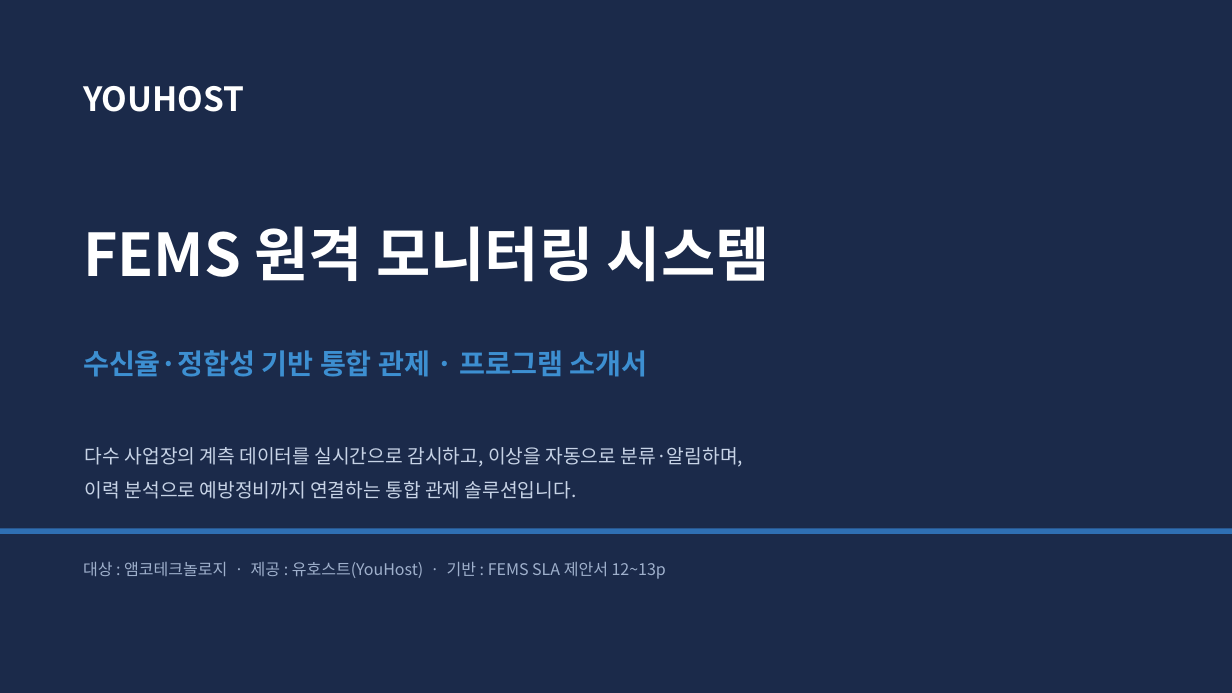
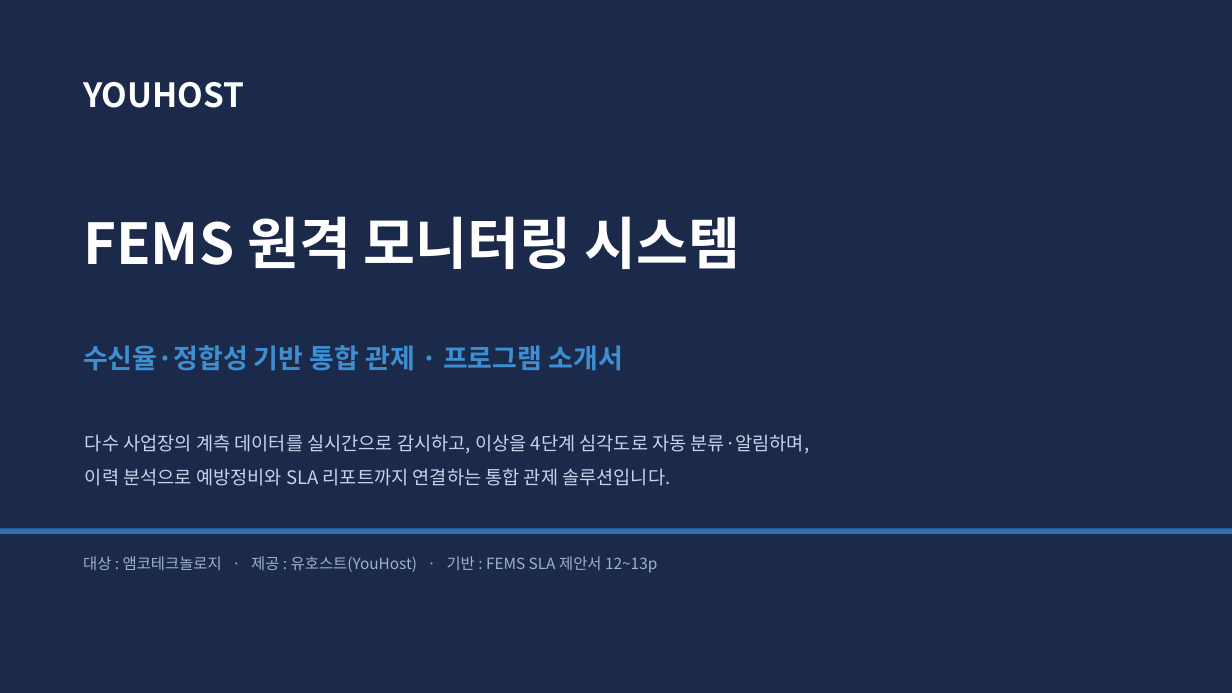
Before and after one commit to changbeomlee0816-png/FEMS, a slide deck: slide 1 of docs/FEMS_소개서.pptx. Drawn at 1232x693 pixels with LibreOffice and Linux fonts; fonts in the diff are those of the drawing. Boxes give left, top, right and bottom in pixels: in the first picture for what was removed or moved away, otherwise in the second. Text is boxed around its words. In the diff, an @@ line names an element or a change of style, - is before the commit and + after.

```diff
--- a/docs/FEMS_소개서.pptx
+++ b/docs/FEMS_소개서.pptx
@@ text "YOUHOST": place and size @@
-text "YOUHOST" at (83,86,244,112)
+text "YOUHOST" at (83,82,244,108)
@@ text "FEMS 원격 모니터링 시스템": place and size @@
-text "FEMS 원격 모니터링 시스템" at (83,226,770,282)
+text "FEMS 원격 모니터링 시스템" at (83,216,741,269)
@@ text "FEMS 원격 모니터링 시스템" at (83,216,741,269): size 46 to 44 pt @@
@@ text "수신율·정합성 기반 통합 관제 · ..." at (83,345,622,371): size 22 to 21 pt @@
@@ text at (85,434,810,486): text changed; size 15 to 14.5 pt @@
-다수 사업장의 계측 데이터를 실시간으로 감시하고, 이상을 자동으로 분류·알림하며,
-이력 분석으로 예방정비까지 연결하는 통합 관제 솔루션입니다.
+다수 사업장의 계측 데이터를 실시간으로 감시하고, 이상을 4단계 심각도로 자동 분류·알림하며,
+이력 분석으로 예방정비와 SLA 리포트까지 연결하는 통합 관제 솔루션입니다.
@@ text "대상 : 앰코테크놀로지 · 제공 ..." at (83,556,657,573): size 12.5 to 12 pt @@
```
Also in this commit, not shown: 12 other slides changed, 5 slides added, 1 other file.
